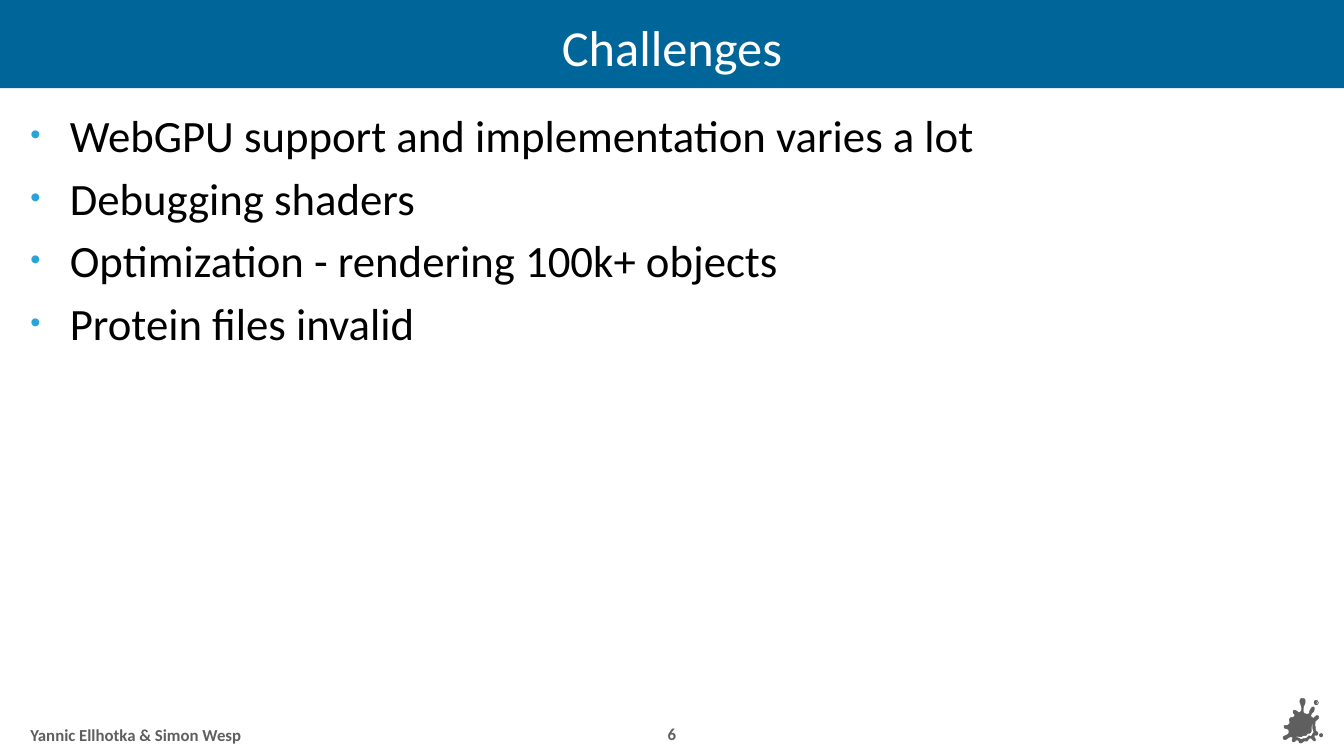
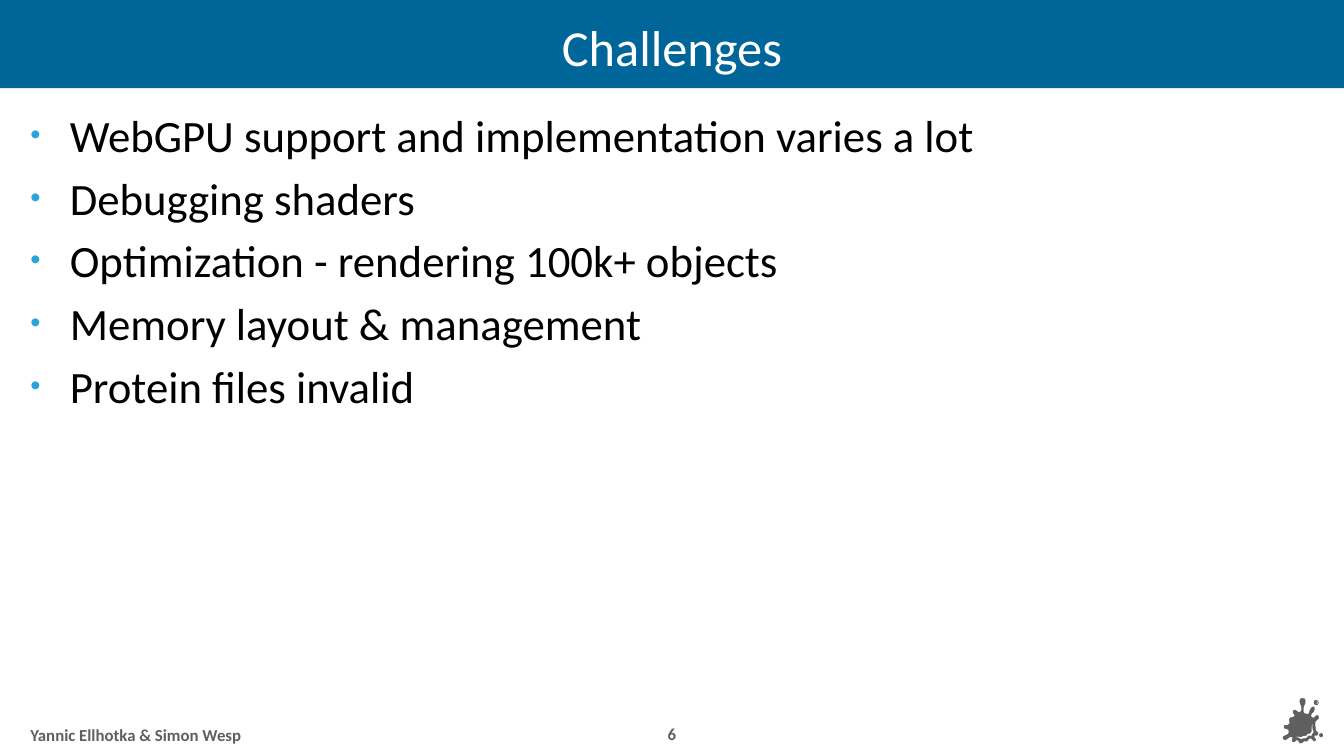
Before and after one commit to YannicEl/Vis2-RTVis-2024WS, a slide deck: slide 6 of presentation 2/slides.pptx. Drawn at 1344x756 pixels with LibreOffice and Linux fonts; fonts in the diff are those of the drawing; background and template pictures are left out. Boxes give left, top, right and bottom in pixels: in the first picture for what was removed or moved away, otherwise in the second. Text is boxed around its words. In the diff, an @@ line names an element or a change of style, - is before the commit and + after.

Commit message:
ich slide in mein

```diff
--- a/presentation 2/slides.pptx
+++ b/presentation 2/slides.pptx
@@ text at (x1=70, y1=309, x2=641, y2=348): paragraph added @@
+• Memory layout & management
```
Also in this commit, not shown: 2 other files.
